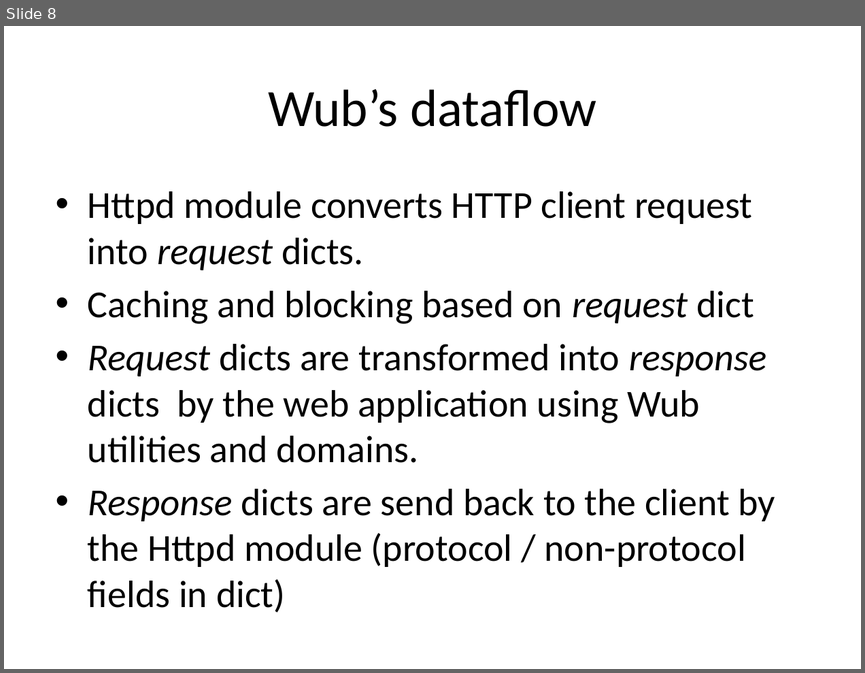
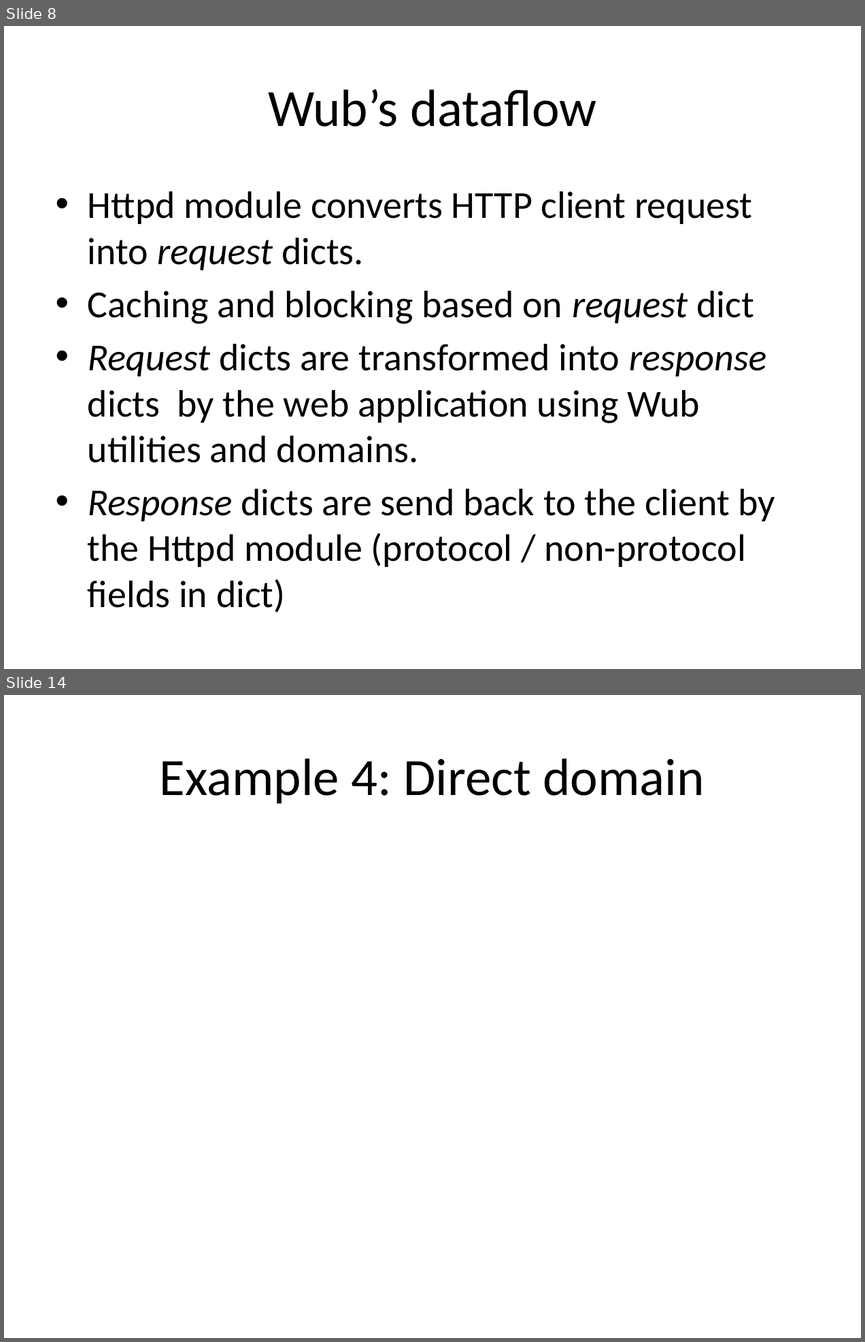
Before and after one commit to jdc8/wubwikit, a slide deck: wubexamples/Lets_Wub.pptx. Shown one above the other, each under a label of ours: slide 8 before the commit, slides 8 and 14 after it; the slides between them are not shown. The pictures are 865x673 and 865x1342 pixels, drawn with LibreOffice and Linux fonts; fonts in the diff are those of the drawing; background and template pictures are left out. Boxes give left, top, right and bottom in pixels: in the first picture for what was removed or moved away, otherwise in the second. Text is boxed around its words. In the diff, an @@ line names an element or a change of style, - is before the commit and + after.

```diff
--- a/wubexamples/Lets_Wub.pptx
+++ b/wubexamples/Lets_Wub.pptx
@@ slide 14 added at (4,695,861,1338), background #FFFFFF @@
@@ title added at (160,758,704,804), 44 pt, text #000000 @@
+Example 4: Direct domain
```
Also in this commit, not shown: 5 other slides added.
